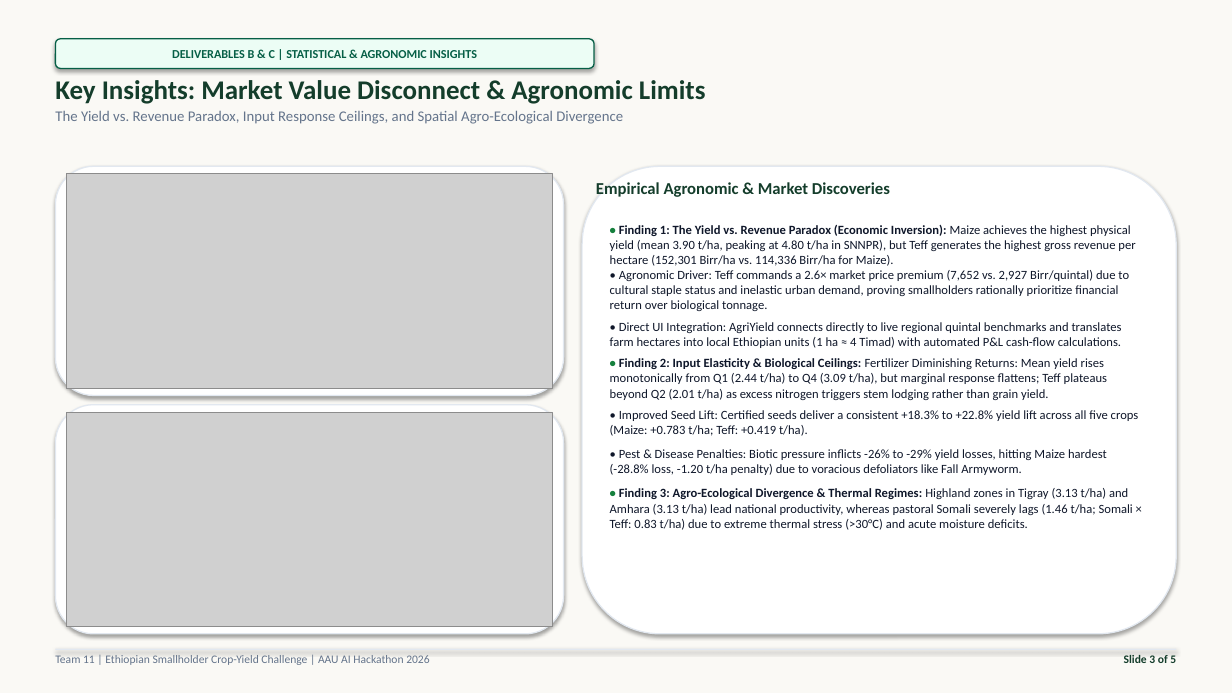
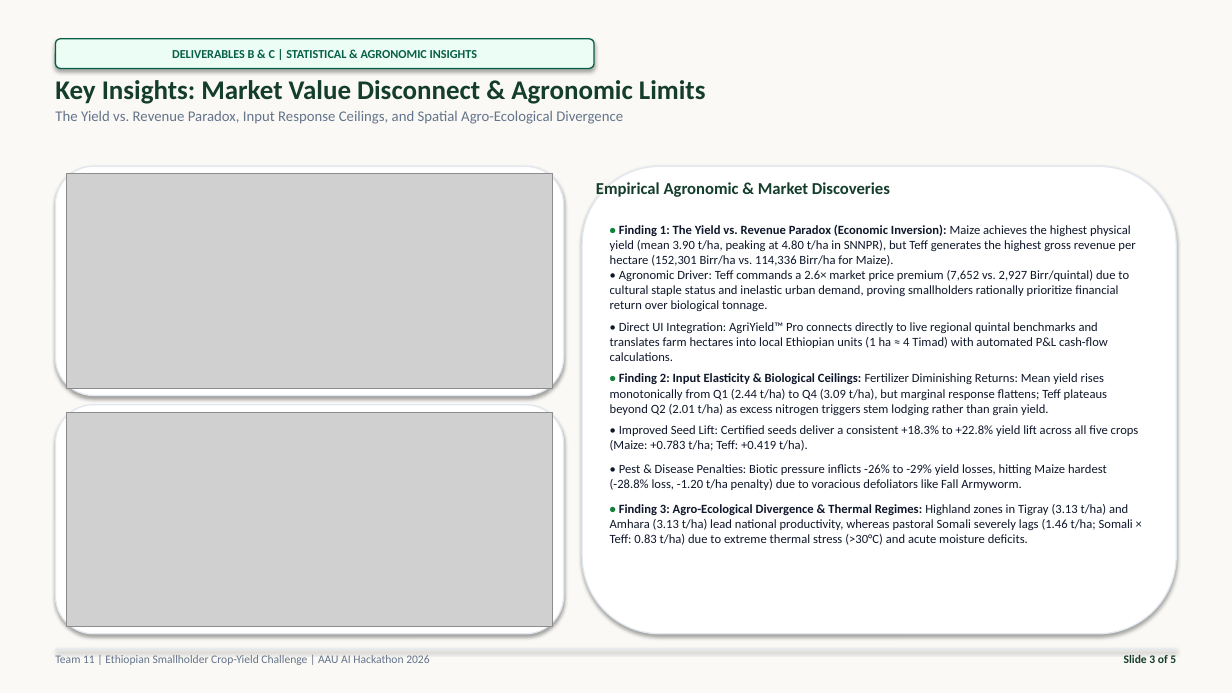
Before and after one commit to seudsahm2/team_11, a slide deck: slide 3 of presentation/team_11_slides.pptx. Drawn at 1232x693 pixels with LibreOffice and Linux fonts; fonts in the diff are those of the drawing; grey boxes stand for pictures. Boxes give left, top, right and bottom in pixels: in the first picture for what was removed or moved away, otherwise in the second. Text is boxed around its words. In the diff, an @@ line names an element or a change of style, - is before the commit and + after.

```diff
--- a/presentation/team_11_slides.pptx
+++ b/presentation/team_11_slides.pptx
@@ text at (610,225,1135,361): text changed @@
-• Finding 1: The Yield vs. Revenue Paradox (Economic Inversion): Maize achieves the highest physical yield (mean 3.90 t/ha, peaking at 4.80 t/ha in SNNPR), but Teff generates the highest gross revenue per hectare (152,301 Birr/ha vs. 114,336 Birr/ha for Maize).
-• Agronomic Driver: Teff commands a 2.6× market price premium (7,652 vs. 2,927 Birr/quintal) due to cultural staple status and inelastic urban demand, proving smallholders rationally prioritize financial return over biological tonnage.
-• Direct UI Integration: AgriYield connects directly to live regional quintal benchmarks and translates farm hectares into local Ethiopian units (1 ha ≈ 4 Timad) with automated P&L cash-flow calculations.
+• Finding 1: The Yield vs. Revenue Paradox (Economic Inversion): Maize achieves the highest physical yield (mean 3.90 t/ha, peaking at 4.80 t/ha in SNNPR), but Teff generates the highest gross revenue per hectare (152,301 Birr/ha vs. 114,336 Birr/ha for Maize).
+• Agronomic Driver: Teff commands a 2.6× market price premium (7,652 vs. 2,927 Birr/quintal) due to cultural staple status and inelastic urban demand, proving smallholders rationally prioritize financial return over biological tonnage.
+• Direct UI Integration: AgriYield™ Pro connects directly to live regional quintal benchmarks and translates farm hectares into local Ethiopian units (1 ha ≈ 4 Timad) with automated P&L cash-flow calculations.
```
Also in this commit, not shown: 2 other slides changed, 7 other files.
